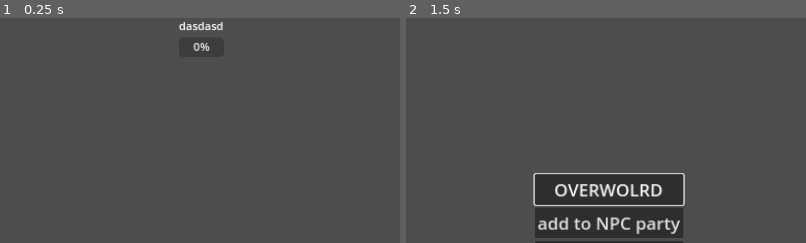
Above: before the commit, frames 1-2 (left to right).
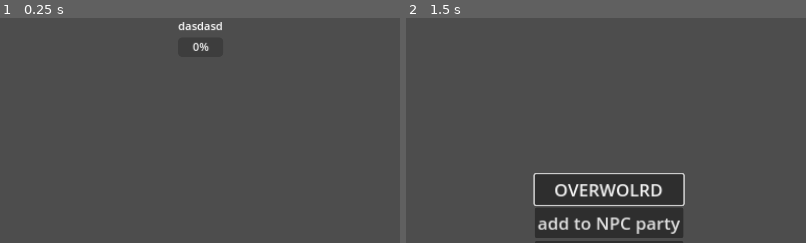
Above: after the commit, the same moments.

Repository: Where-is-my-input/Erratic-Seasons
Game: Godot game, scene res://UI/npc_character_ui.tscn
Two runs of this game, one before a commit and one after it. Both use one fixed random seed, a clock stepped at 60 frames per second and the inputs below. This scene is started directly instead of the project's main scene. The engine's default icon, where the game draws it, is replaced by a stand-in: a white triangle on a blue panel in a dark square.
Inputs:
- Up to frame 1 (0.25 s): no input
- Up to frame 2 (1.5 s): tap Enter at 0.5 s; hold D (right) 0.53-1.28 s; tap Escape (reset) at 1.25 s; hold S (down) from 1.28 s (still down)
The pictures show only the part of the screen within x 25-75%, y 0-50%; the shares and areas given below are measured in that part.

The runs differ from the first frame. In frame 1, 0.3% of the frame differs, in the area x 44-56%, y 1-15%; in frame 2, nothing differs.
Error before the commit: Invalid access to property or key 'characterType' on a base object of type 'Nil'. (res://UI/character_ui.gd:28)
Error after the commit: Invalid access to property or key 'characterType' on a base object of type 'Nil'. (res://UI/character_ui.gd:44)

Commit message:
enemies sprites

Diff:
--- a/UI/character_ui.gd
+++ b/UI/character_ui.gd
@@ -4,6 +4,7 @@
 @export var lblname:Label
 @export var weapon:Label
 @export var armor:Label
+@export var sprite:AnimatedSprite2D
 @onready var btn_attack = $HBoxContainer/btnAttack
 
 @onready var v_box_container = $HBoxContainer/VBoxContainer
@@ -25,19 +26,13 @@
 
 # Called when the node enters the scene tree for the first time.
 func _ready():
-	match character.characterType:
-		0:
-			lblname.text = "Cecilia"
-		1:
-			lblname.text = "Geovanna"
-		_:
-			lblname.text = "Something"
+	setCharacter()
 	hp.max_value = character.maxHP
 	if character.HP == null:
 		hp.value = character.maxHP
 	else:
 		hp.value = character.HP
-	character.connect("gotHit", updateUI)
+	character.connect("gotHit", getHit)
 	character.connect("died", dead)
 	character.connect("revived", revive)
 	setEquipments(character)
@@ -45,9 +40,24 @@
 		turnActionAvailable = false
 		setDisabledAll(true)
 
+func setCharacter():
+	match character.characterType:
+		0:
+			lblname.text = "Cecilia"
+		1:
+			lblname.text = "Geovanna"
+		_:
+			lblname.text = Global.enemiesNames[0]
+			sprite = preload(Global.enemiesSprites[0]).instantiate()
+			add_child(sprite)
+
 func setEquipments(c):
 	if c.weapon != null: weapon.text = c.weapon.equipmentName
 	if c.armor != null: armor.text = c.armor.equipmentName
+
+func getHit(value = 10):
+	if sprite != null: sprite.get_child(0).play("getHit")
+	updateUI(value)
 
 func updateUI(value = 10):
 	#hp.value = character.HP
--- a/UI/npc_character_ui.tscn
+++ b/UI/npc_character_ui.tscn
@@ -3,6 +3,7 @@
 [ext_resource type="Script" path="res://UI/character_ui.gd" id="1_yt7u0"]
 
 [node name="npc_character_ui" type="BoxContainer" node_paths=PackedStringArray("hp", "lblname")]
+custom_minimum_size = Vector2(150, 0)
 anchors_preset = 5
 anchor_left = 0.5
 anchor_right = 0.5
@@ -12,6 +13,7 @@
 grow_horizontal = 2
 size_flags_horizontal = 4
 size_flags_vertical = 4
+alignment = 1
 script = ExtResource("1_yt7u0")
 hp = NodePath("HBoxContainer/hp")
 lblname = NodePath("HBoxContainer/lblName")
--- /dev/null
+++ b/characters/npc/mobs/npc_sprite.tscn
@@ -0,0 +1,85 @@
+[gd_scene load_steps=6 format=3 uid="uid://cec11ffro8y4x"]
+
+[ext_resource type="Texture2D" uid="uid://cw2ov7o26iosr" path="res://icon.svg" id="1_2samb"]
+
+[sub_resource type="SpriteFrames" id="SpriteFrames_j77hc"]
+animations = [{
+"frames": [{
+"duration": 1.0,
+"texture": ExtResource("1_2samb")
+}],
+"loop": true,
+"name": &"default",
+"speed": 5.0
+}]
+
+[sub_resource type="Animation" id="Animation_3vkcu"]
+resource_name = "getHit"
+length = 0.466668
+step = 0.0166667
+tracks/0/type = "value"
+tracks/0/imported = false
+tracks/0/enabled = true
+tracks/0/path = NodePath(".:position")
+tracks/0/interp = 1
+tracks/0/loop_wrap = true
+tracks/0/keys = {
+"times": PackedFloat32Array(0, 0.116667, 0.233333, 0.316667, 0.433333),
+"transitions": PackedFloat32Array(1, 1, 1, 1, 1),
+"update": 1,
+"values": [Vector2(32.5, 240), Vector2(56, 208), Vector2(32.5, 240), Vector2(-8, 272), Vector2(32.5, 240)]
+}
+tracks/1/type = "value"
+tracks/1/imported = false
+tracks/1/enabled = true
+tracks/1/path = NodePath(".:self_modulate")
+tracks/1/interp = 1
+tracks/1/loop_wrap = true
+tracks/1/keys = {
+"times": PackedFloat32Array(0, 0.433333),
+"transitions": PackedFloat32Array(1, 1),
+"update": 0,
+"values": [Color(1, 0.156863, 0, 1), Color(1, 1, 1, 1)]
+}
+
+[sub_resource type="Animation" id="Animation_4oygh"]
+length = 0.001
+tracks/0/type = "value"
+tracks/0/imported = false
+tracks/0/enabled = true
+tracks/0/path = NodePath(".:position")
+tracks/0/interp = 1
+tracks/0/loop_wrap = true
+tracks/0/keys = {
+"times": PackedFloat32Array(0),
+"transitions": PackedFloat32Array(1),
+"update": 0,
+"values": [Vector2(32.5, 240)]
+}
+tracks/1/type = "value"
+tracks/1/imported = false
+tracks/1/enabled = true
+tracks/1/path = NodePath(".:self_modulate")
+tracks/1/interp = 1
+tracks/1/loop_wrap = true
+tracks/1/keys = {
+"times": PackedFloat32Array(0),
+"transitions": PackedFloat32Array(1),
+"update": 0,
+"values": [Color(1, 1, 1, 1)]
+}
+
+[sub_resource type="AnimationLibrary" id="AnimationLibrary_enaw0"]
+_data = {
+"RESET": SubResource("Animation_4oygh"),
+"getHit": SubResource("Animation_3vkcu")
+}
+
+[node name="npcSprite" type="AnimatedSprite2D"]
+position = Vector2(32.5, 240)
+sprite_frames = SubResource("SpriteFrames_j77hc")
+
+[node name="AnimationPlayer" type="AnimationPlayer" parent="."]
+libraries = {
+"": SubResource("AnimationLibrary_enaw0")
+}
--- a/game_scenes/battle.tscn
+++ b/game_scenes/battle.tscn
@@ -158,3 +158,4 @@
 grow_horizontal = 2
 
 [node name="battleSoundtrack" type="AudioStreamPlayer" parent="."]
+bus = &"soundtrack"
--- a/system/global.gd
+++ b/system/global.gd
@@ -3,6 +3,9 @@
 enum character {CECILIA, GEOVANNA, TWIN_ANGELS}
 enum seasons {SPRING, SUMMER, AUTUMN, WINTER}
 enum type {AIR, FIRE, EARTH, WATER}
+
+const enemiesNames = ["Godt"]
+const enemiesSprites = ["res://characters/npc/mobs/npc_sprite.tscn"]
 
 var OwScene : PackedScene = preload("res://game_scenes/OverWorld/over_world.tscn")
 
